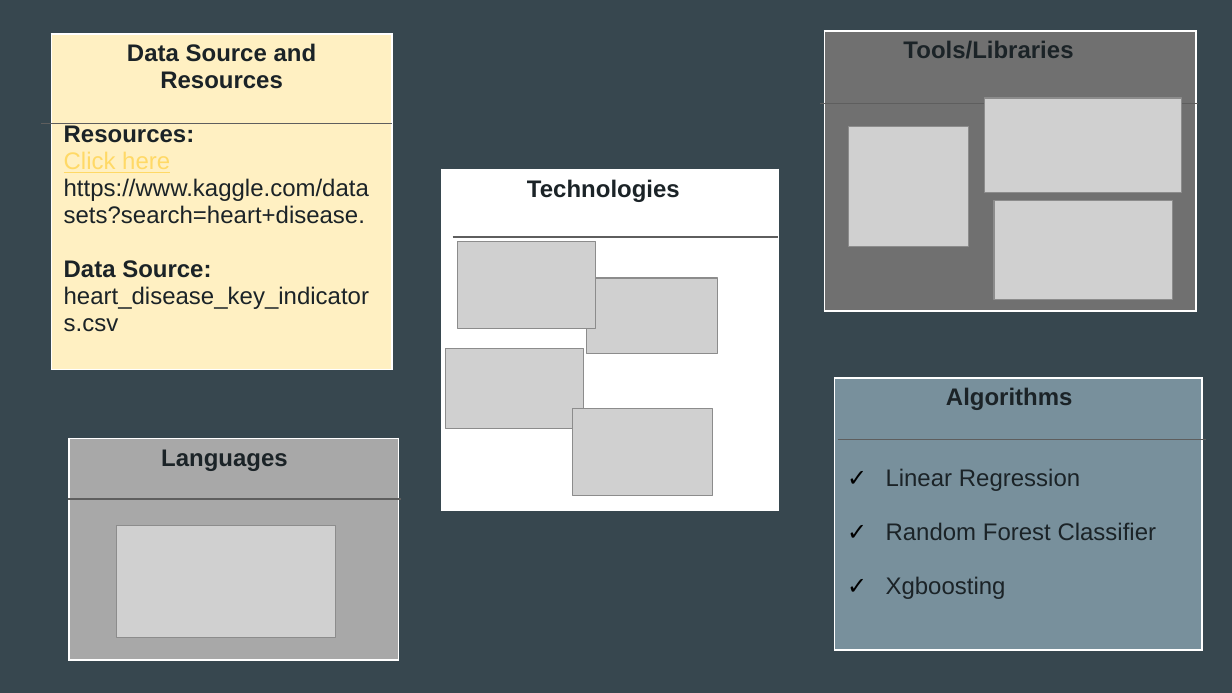
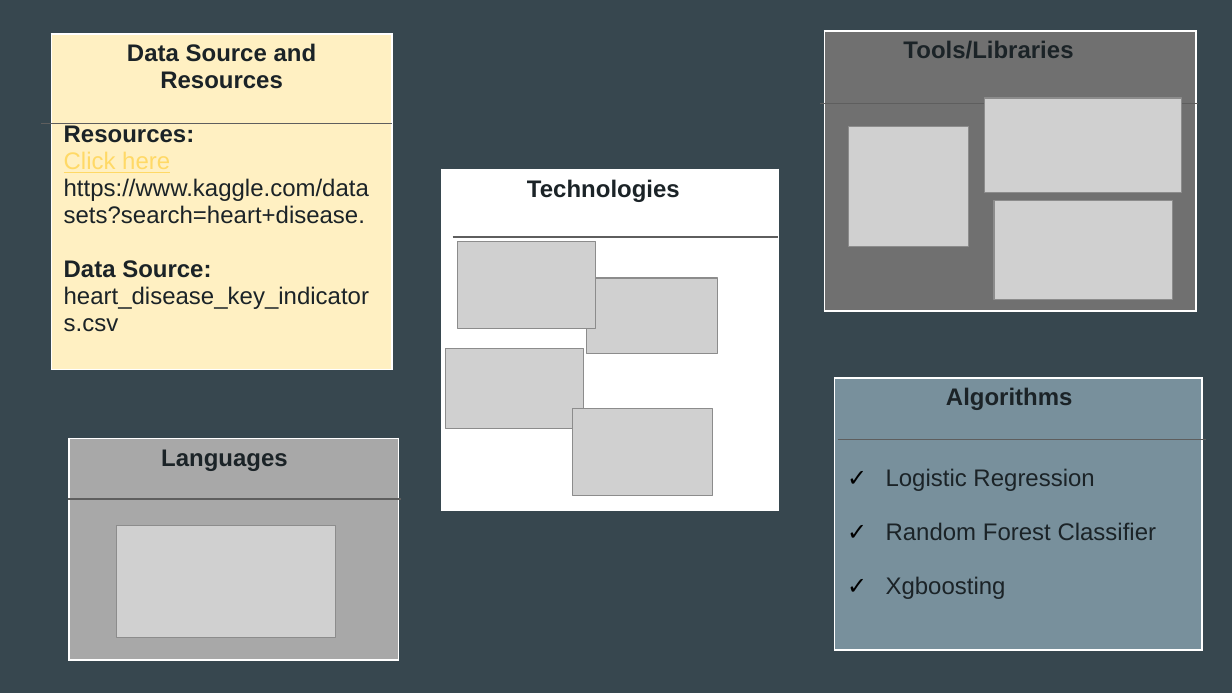
Before and after one commit to apombo90/Predicting_Heart_Disease, a slide deck: slide 6 of Final Project - Group 7.pptx. Drawn at 1232x693 pixels with LibreOffice and Linux fonts; fonts in the diff are those of the drawing; grey boxes stand for pictures. Boxes give left, top, right and bottom in pixels: in the first picture for what was removed or moved away, otherwise in the second. Text is boxed around its words. In the diff, an @@ line names an element or a change of style, - is before the commit and + after.

```diff
--- a/Final Project - Group 7.pptx
+++ b/Final Project - Group 7.pptx
@@ table at box(835, 378, 1202, 650) @@
-row 1, column 1: Algorithms / Linear Regression / Random Forest Classifier / Xgboosting
+row 1, column 1: Algorithms / Logistic Regression / Random Forest Classifier / Xgboosting
```
Also in this commit, not shown: 3 other slides changed, 4 other files.
